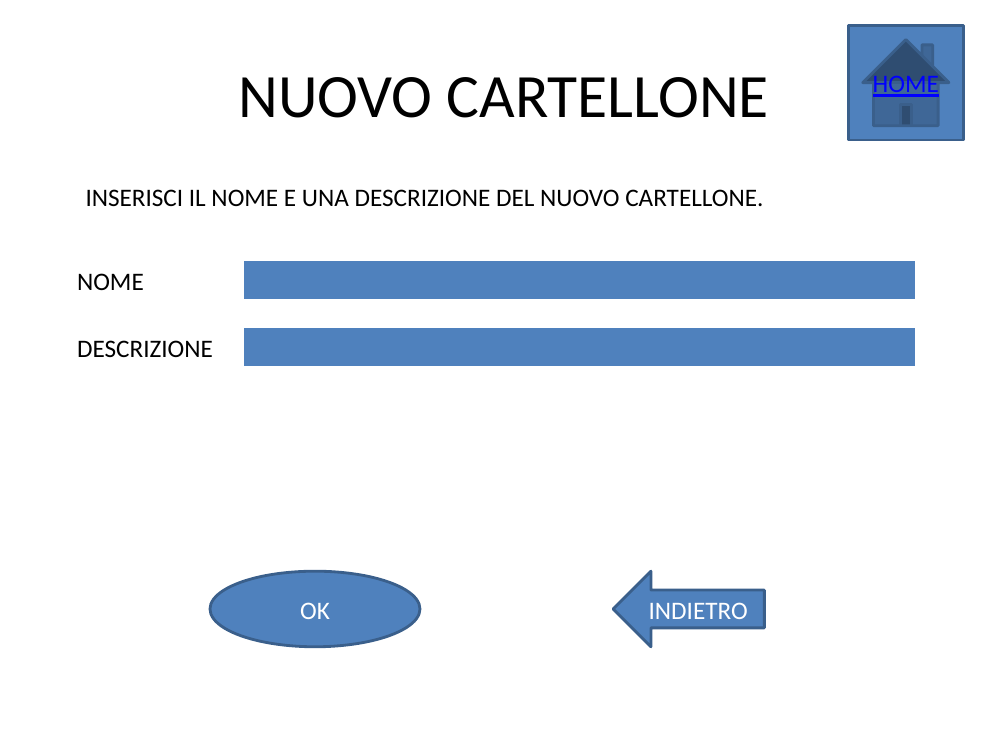
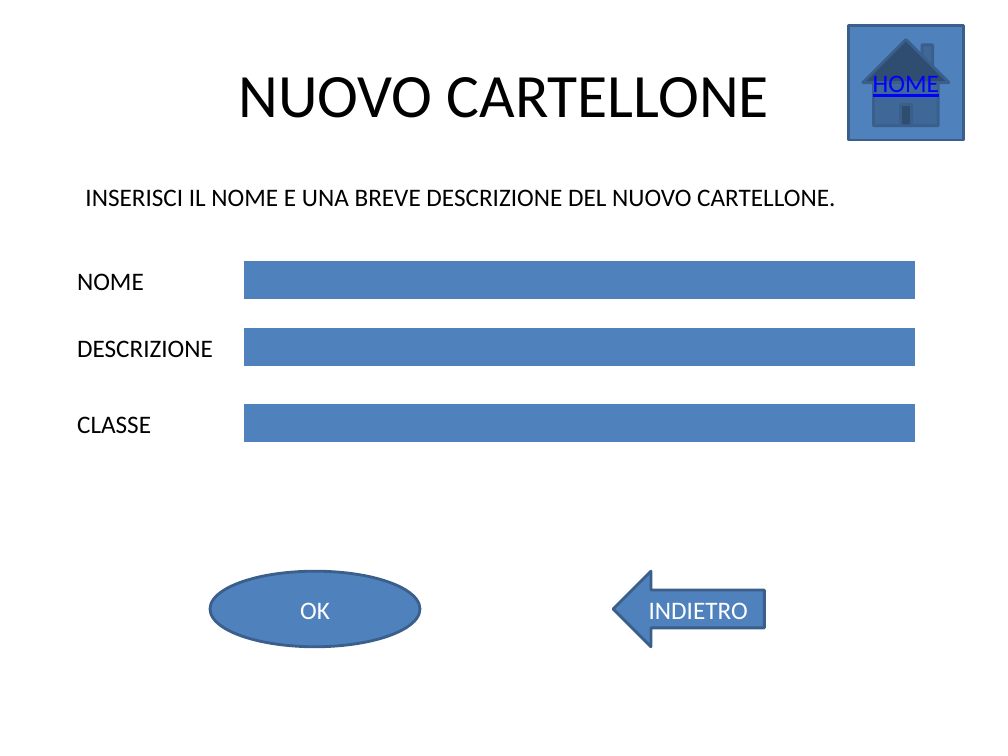
Before and after one commit to skimdz86/prototaips, a slide deck: slide 14 of Immagini/LABHCI-Pagine.pptx (slide 16 before the commit). Drawn at 1008x756 pixels with LibreOffice and Linux fonts; fonts in the diff are those of the drawing. Boxes give left, top, right and bottom in pixels: in the first picture for what was removed or moved away, otherwise in the second. Text is boxed around its words. In the diff, an @@ line names an element or a change of style, - is before the commit and + after.

```diff
--- a/Immagini/LABHCI-Pagine.pptx
+++ b/Immagini/LABHCI-Pagine.pptx
@@ text at [85,189,835,207]: text changed @@
-INSERISCI IL NOME E UNA DESCRIZIONE DEL NUOVO CARTELLONE.
+INSERISCI IL NOME E UNA BREVE DESCRIZIONE DEL NUOVO CARTELLONE.
@@ text added at [77,416,151,433], 18 pt, text #000000 @@
+CLASSE
@@ table added at [244,403,916,444], 1 rows, 1 columns @@
+
```
Also in this commit, not shown: 9 other slides changed, 1 slide added, 3 slides removed.
